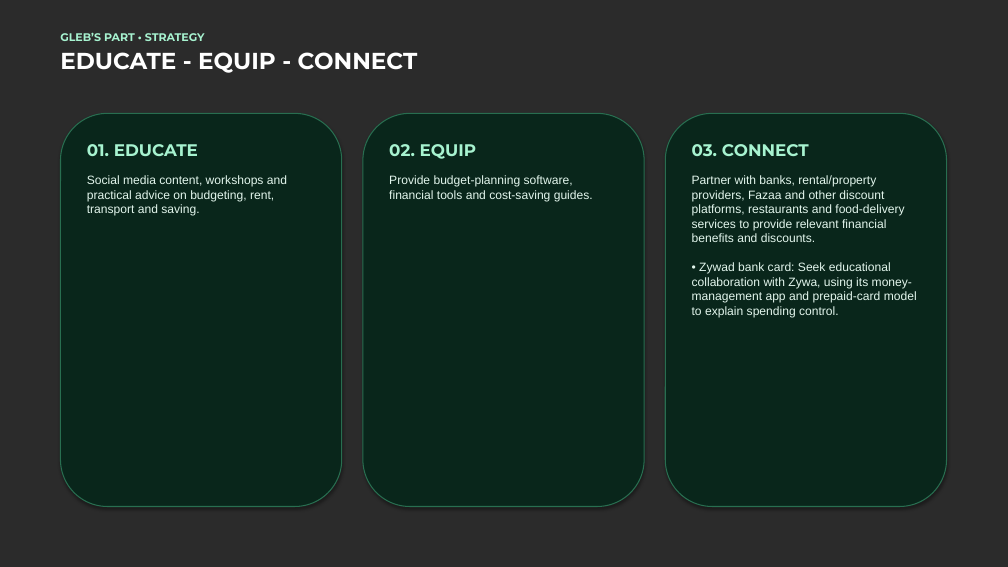
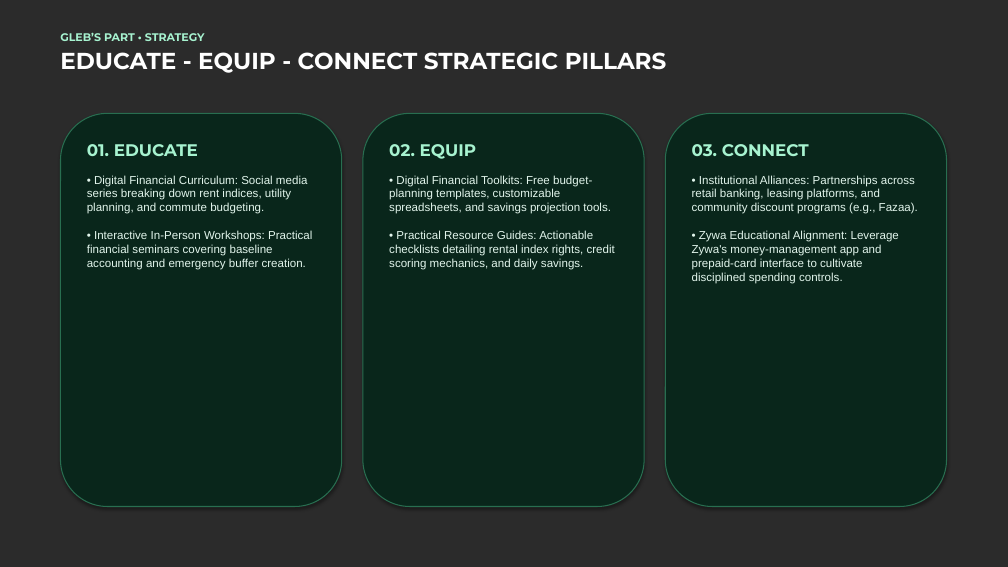
Before and after one commit to balaji4948/dubai-life-smarter-finances-com345, a slide deck: slide 6 of Dubai_Life_Smarter_Finances_COM345.pptx. Drawn at 1008x567 pixels with LibreOffice and Linux fonts; fonts in the diff are those of the drawing; background and template pictures are left out; a plain dark background stands for a picture behind light text. Boxes give left, top, right and bottom in pixels: in the first picture for what was removed or moved away, otherwise in the second. Text is boxed around its words. In the diff, an @@ line names an element or a change of style, - is before the commit and + after.

```diff
--- a/Dubai_Life_Smarter_Finances_COM345.pptx
+++ b/Dubai_Life_Smarter_Finances_COM345.pptx
@@ text at (x1=60, y1=52, x2=666, y2=73): text changed @@
-EDUCATE - EQUIP - CONNECT
+EDUCATE - EQUIP - CONNECT STRATEGIC PILLARS
@@ text at (x1=87, y1=175, x2=312, y2=270): text changed; size 11.5 to 11 pt @@
-Social media content, workshops and practical advice on budgeting, rent, transport and saving.
+• Digital Financial Curriculum: Social media series breaking down rent indices, utility planning, and commute budgeting.
+• Interactive In-Person Workshops: Practical financial seminars covering baseline accounting and emergency buffer creation.
@@ text at (x1=389, y1=175, x2=615, y2=270): text changed; size 11.5 to 11 pt @@
-Provide budget-planning software, financial tools and cost-saving guides.
+• Digital Financial Toolkits: Free budget-planning templates, customizable spreadsheets, and savings projection tools.
+• Practical Resource Guides: Actionable checklists detailing rental index rights, credit scoring mechanics, and daily savings.
@@ text at (x1=692, y1=175, x2=918, y2=284): text changed; size 11.5 to 11 pt @@
-Partner with banks, rental/property providers, Fazaa and other discount platforms, restaurants and food-delivery services to provide relevant financial benefits and discounts.
-• Zywad bank card: Seek educational collaboration with Zywa, using its money-management app and prepaid-card model to explain spending control.
+• Institutional Alliances: Partnerships across retail banking, leasing platforms, and community discount programs (e.g., Fazaa).
+• Zywa Educational Alignment: Leverage Zywa's money-management app and prepaid-card interface to cultivate disciplined spending controls.
```
Also in this commit, not shown: 10 other slides changed, 2 slides added, 1 slide removed, 4 other files.
